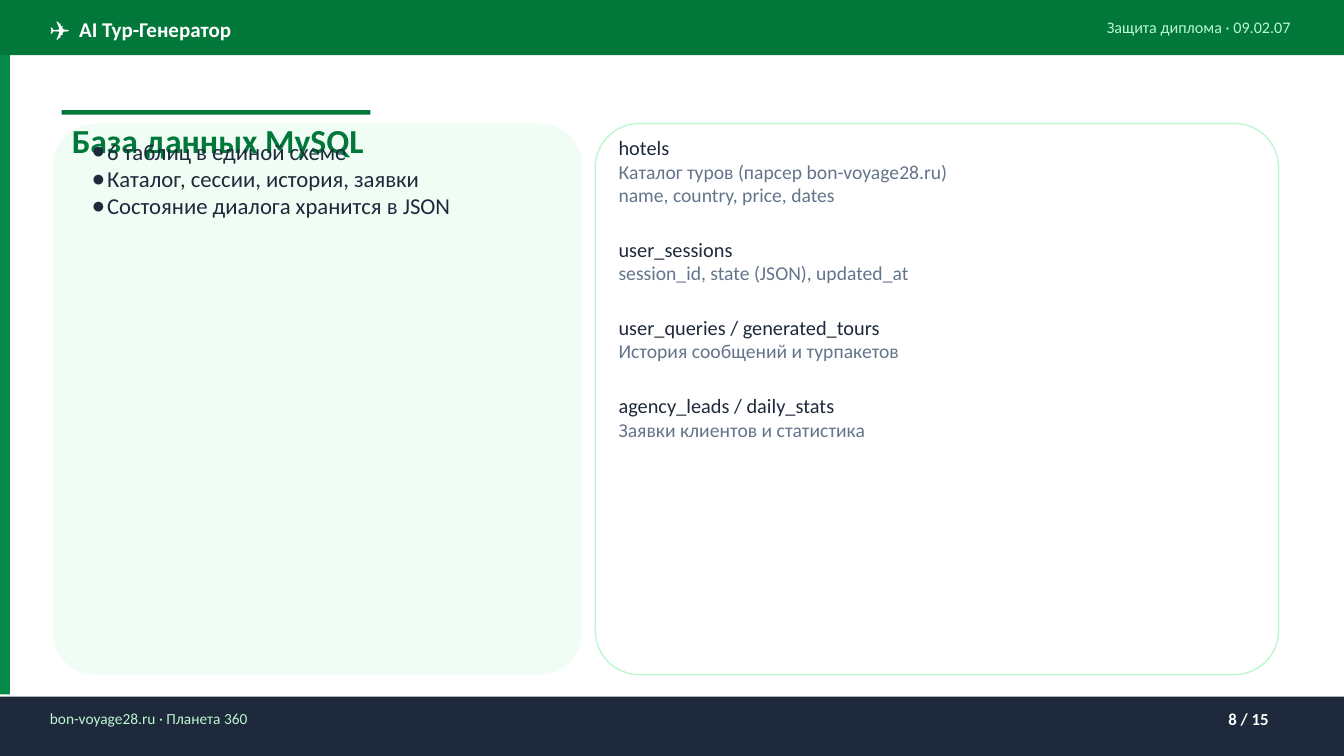
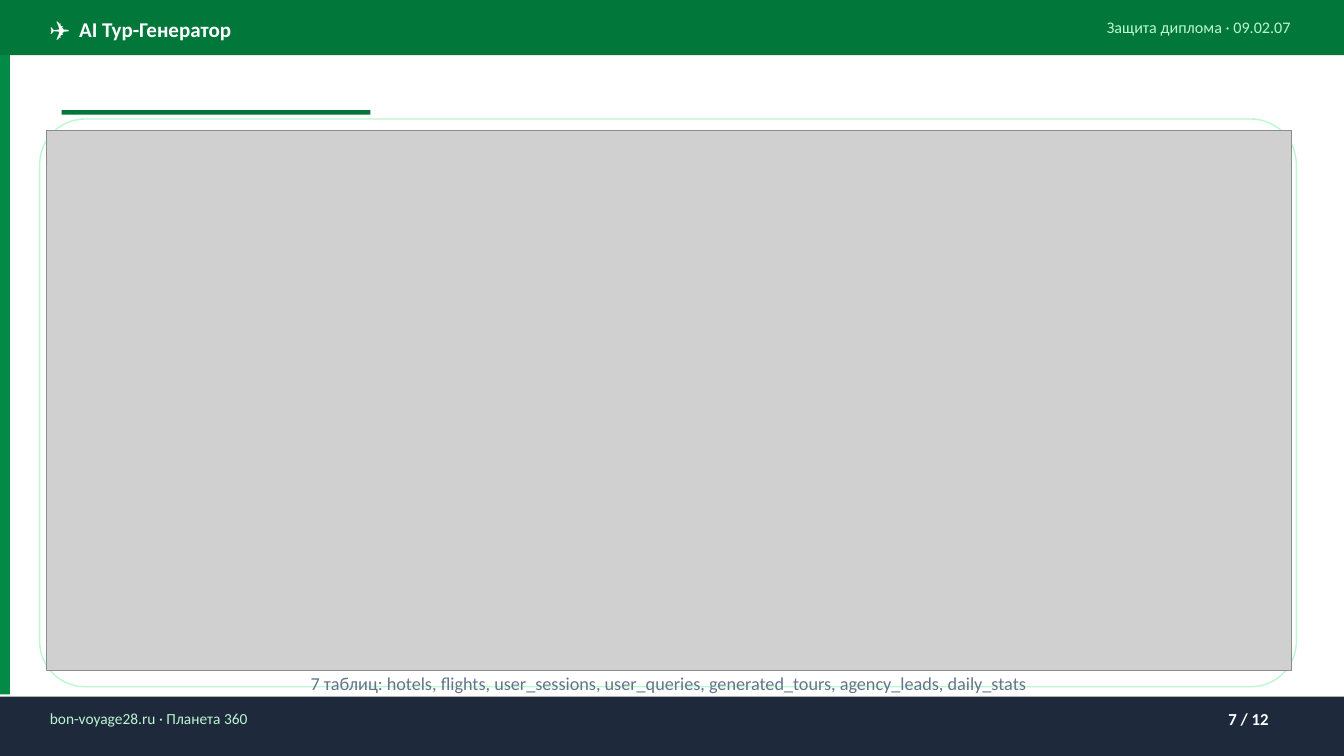
Before and after one commit to gemon22/diplom, a slide deck: slide 7 of docs/Diploma_Defense.pptx (slide 8 before the commit). Drawn at 1344x756 pixels with LibreOffice and Linux fonts; fonts in the diff are those of the drawing; grey boxes stand for pictures. Boxes give left, top, right and bottom in pixels: in the first picture for what was removed or moved away, otherwise in the second. Text is boxed around its words. In the diff, an @@ line names an element or a change of style, - is before the commit and + after.

```diff
--- a/docs/Diploma_Defense.pptx
+++ b/docs/Diploma_Defense.pptx
@@ rounded rectangle: place and size @@
-rounded rectangle at (596, 123, 1279, 675)
+rounded rectangle at (39, 119, 1297, 687)
@@ rounded rectangle at (39, 119, 1297, 687): fill #FFFFFF to none; outline none to #BBF7D0 1 pt @@
@@ rounded rectangle: place and size @@
-rounded rectangle at (52, 123, 582, 675)
+rounded rectangle at (39, 119, 1297, 687)
@@ rounded rectangle at (39, 119, 1297, 687): fill #F0FDF4 to #FFFFFF @@
@@ picture added at (46, 130, 1293, 670) @@
@@ text removed at (107, 140, 450, 218) @@
-● 6 таблиц в единой схеме
-● Каталог, сессии, история, заявки
-● Состояние диалога хранится в JSON
@@ rounded rectangle removed at (596, 123, 1279, 675) @@
@@ text removed at (619, 141, 948, 437) @@
-hotels
-Каталог туров (парсер bon-voyage28.ru)
-name, country, price, dates
-user_sessions
-session_id, state (JSON), updated_at
-user_queries / generated_tours
-История сообщений и турпакетов
-agency_leads / daily_stats
-Заявки клиентов и статистика
@@ text added at (311, 677, 1026, 693), 13 pt, text #64748B @@
+7 таблиц: hotels, flights, user_sessions, user_queries, generated_tours, agency_leads, daily_stats
@@ text at (1228, 714, 1269, 725): text changed @@
-8 / 15
+7 / 12
```
Also in this commit, not shown: 10 other slides changed, 1 slide added, 4 slides removed, 14 other files.
